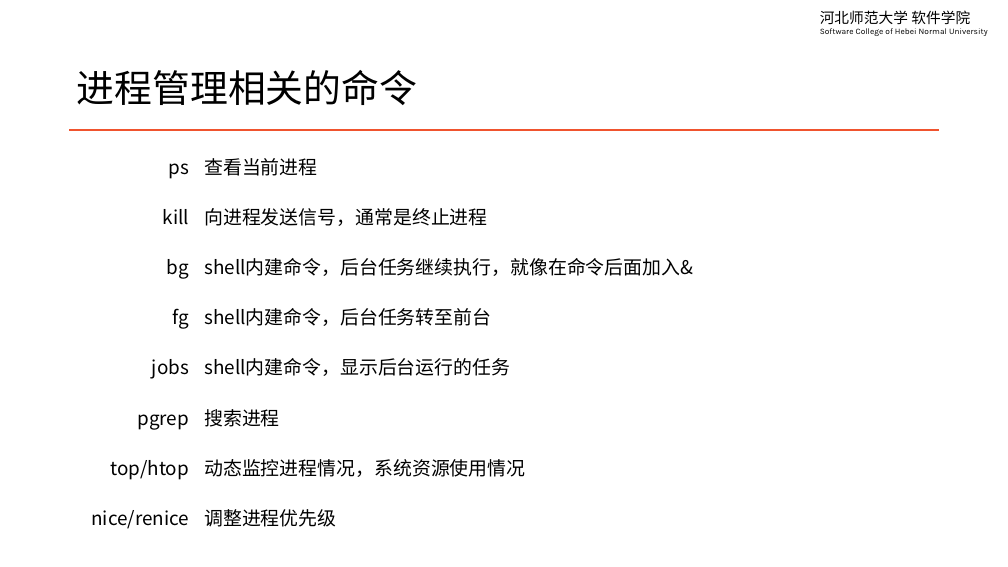
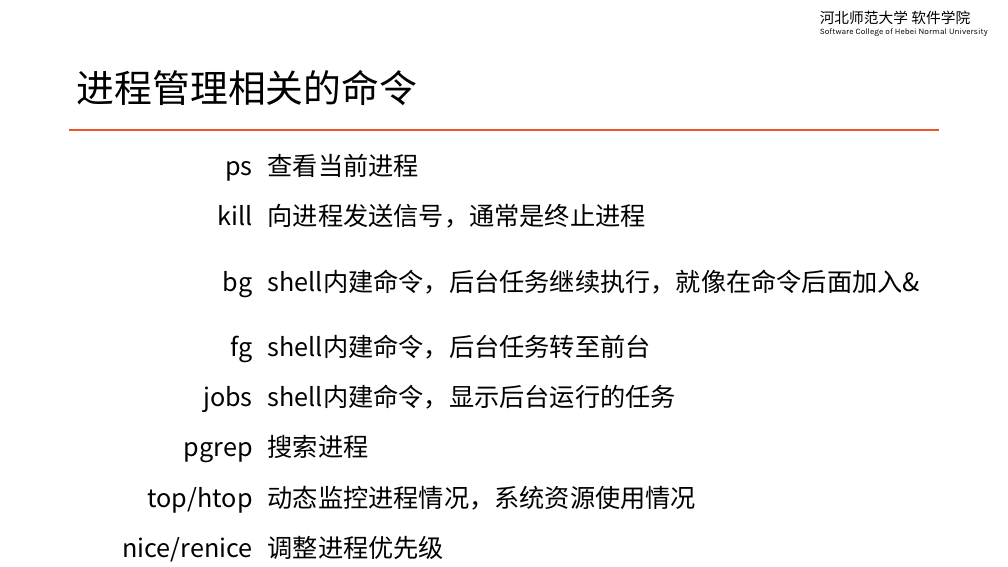
Before and after one commit to edu2act/course-linux-system, a slide deck: slide 4 of materials/slides/ch09-process-managment.pptx. Drawn at 1008x567 pixels with LibreOffice and Linux fonts; fonts in the diff are those of the drawing. Boxes give left, top, right and bottom in pixels: in the first picture for what was removed or moved away, otherwise in the second. Text is boxed around its words. In the diff, an @@ line names an element or a change of style, - is before the commit and + after.

```diff
--- a/materials/slides/ch09-process-managment.pptx
+++ b/materials/slides/ch09-process-managment.pptx
@@ table at (70, 139, 939, 566) @@
@@ size 18 to 24 pt @@
```
Also in this commit, not shown: 7 other slides changed, 1 other file.
